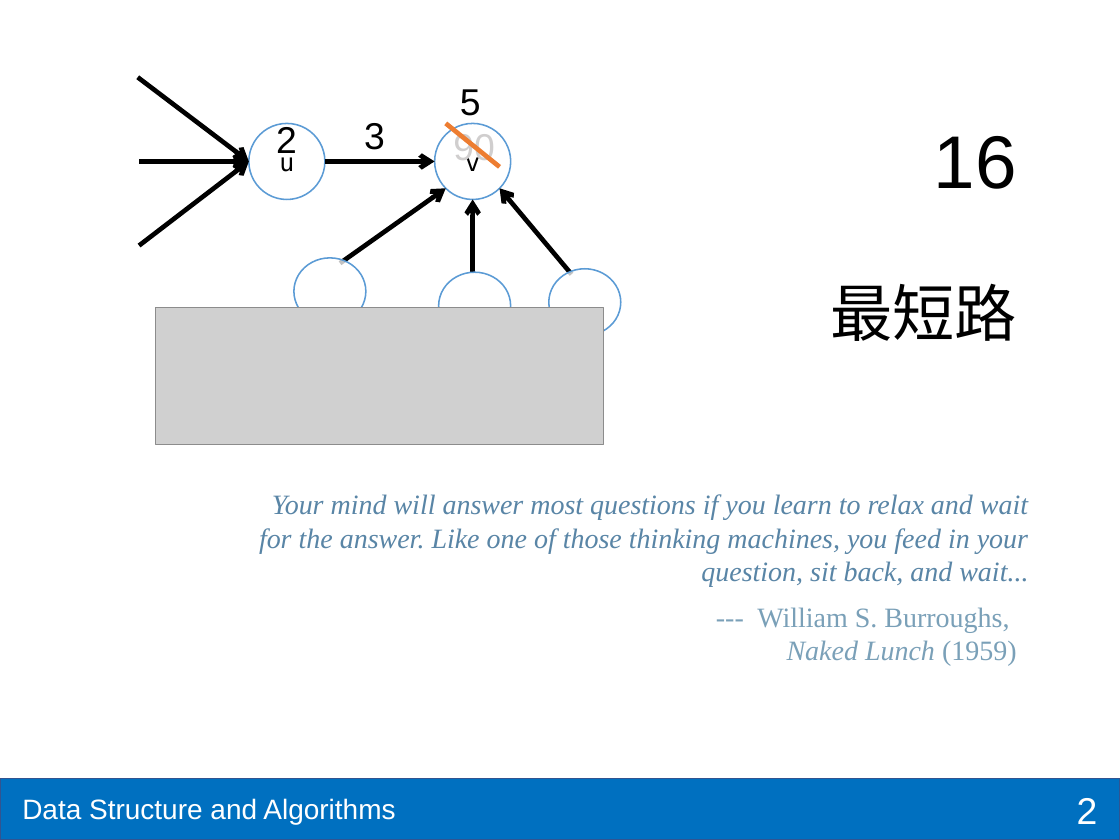
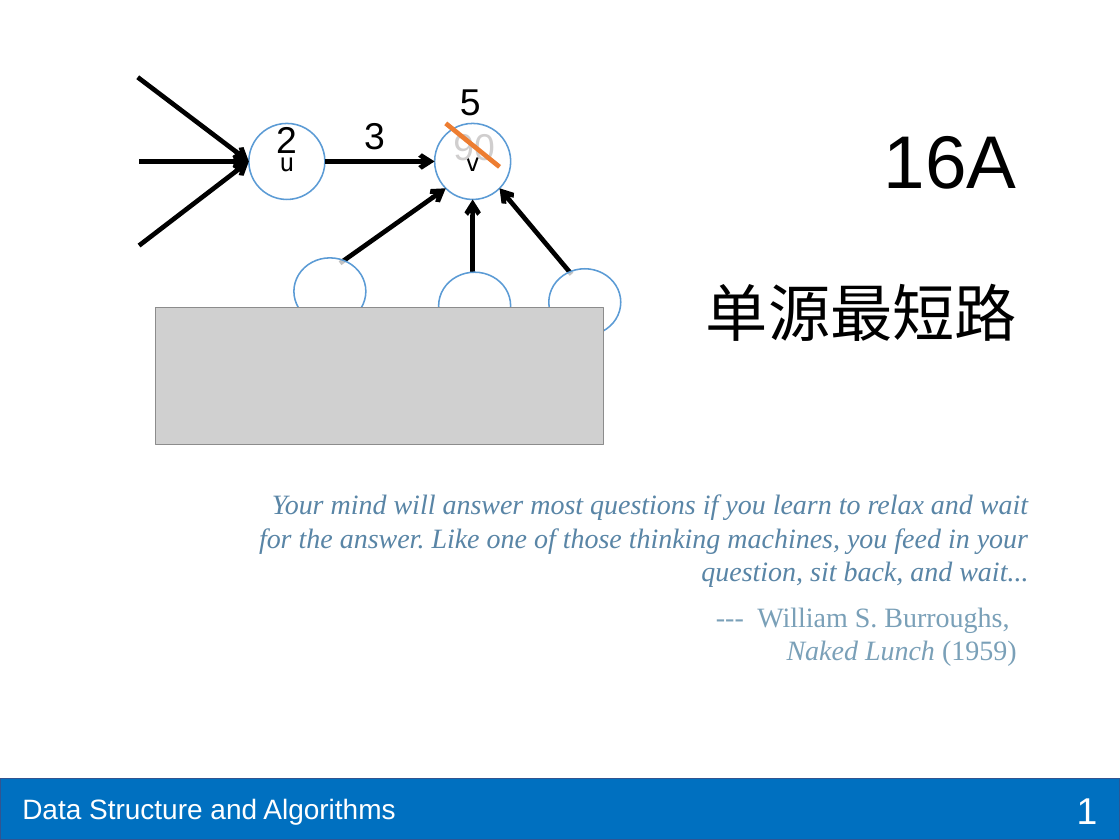
Before and after one commit to shzaiz/dx-public, a slide deck: slide 1 of notes/notes/ds-algo/ch16-spa.pptx (slide 2 before the commit). Drawn at 1120x840 pixels with LibreOffice and Linux fonts; fonts in the diff are those of the drawing; grey boxes stand for pictures. Boxes give left, top, right and bottom in pixels: in the first picture for what was removed or moved away, otherwise in the second. Text is boxed around its words. In the diff, an @@ line names an element or a change of style, - is before the commit and + after.

```diff
--- a/notes/notes/ds-algo/ch16-spa.pptx
+++ b/notes/notes/ds-algo/ch16-spa.pptx
@@ text at (x1=884, y1=136, x2=1017, y2=189): text changed @@
-16
+16A
@@ text at (x1=706, y1=283, x2=1017, y2=341): text changed @@
-最短路
+单源最短路
@@ page number at (x1=1077, y1=798, x2=1098, y2=824): text changed @@
-2
+1
```
Also in this commit, not shown: 29 slides added, 21 other files.
